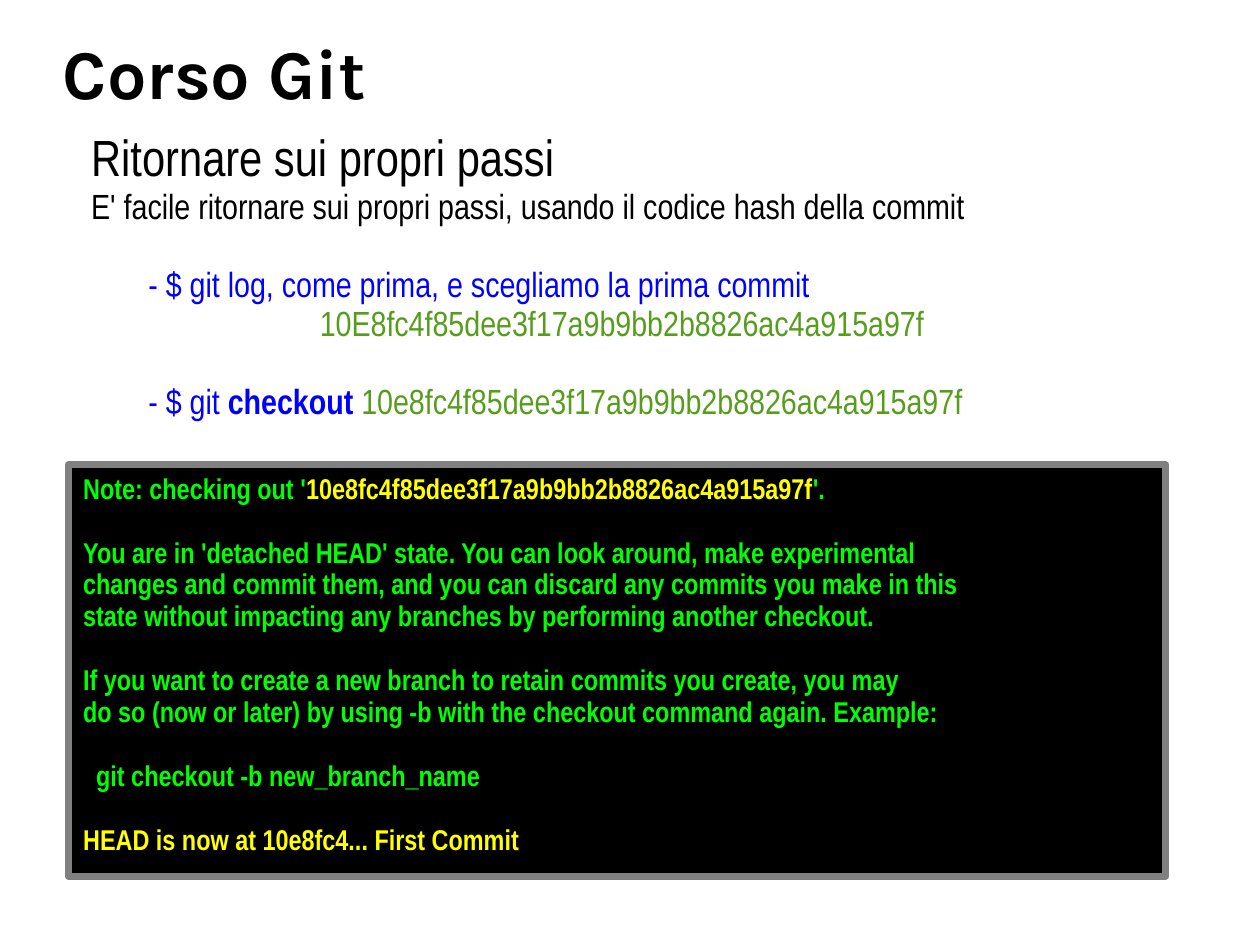
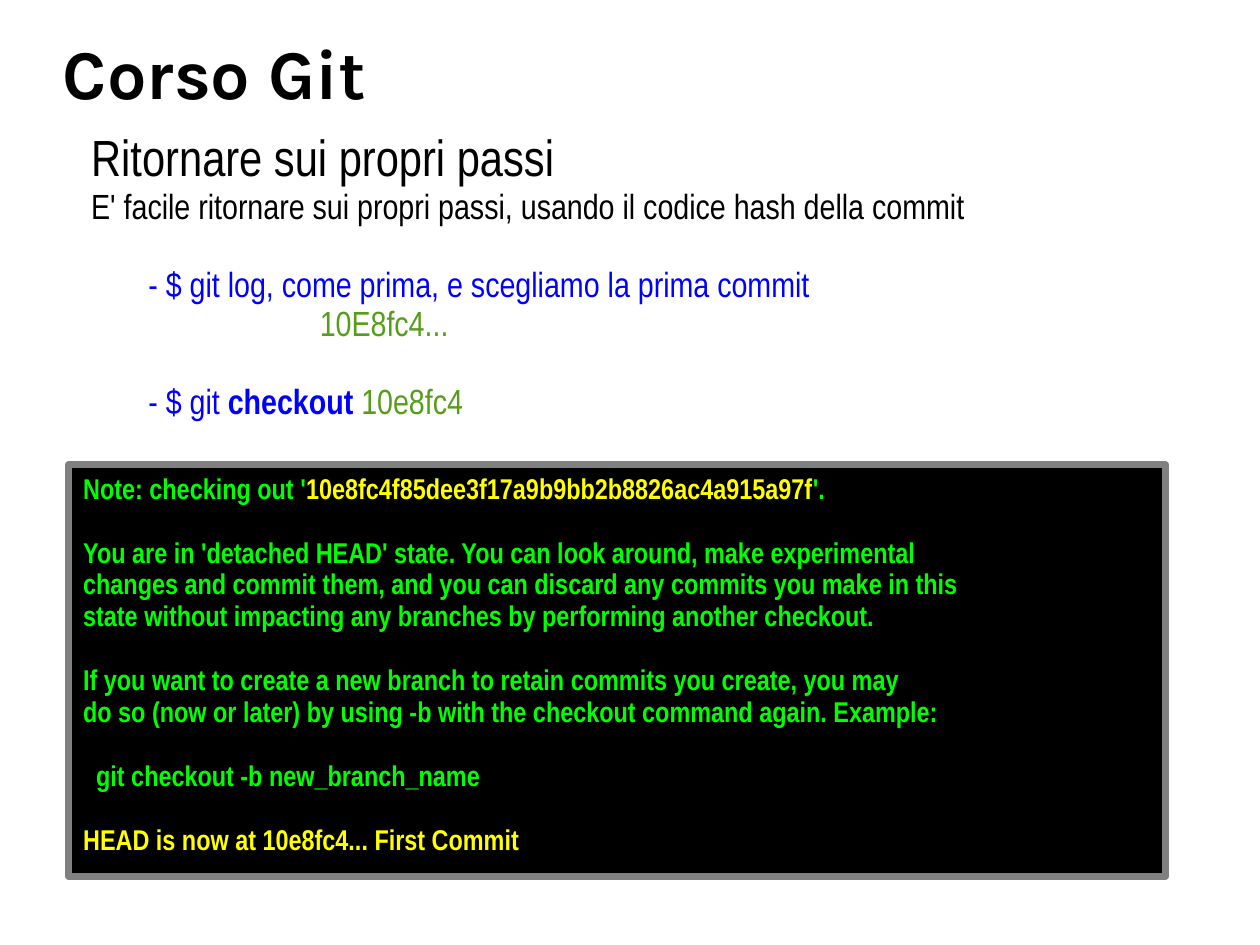
Before and after one commit to BticinoDeployer/corsogit, a slide deck: slide 17 of corsoGit.odp (slide 16 before the commit). Drawn at 1260x945 pixels with LibreOffice and Linux fonts; fonts in the diff are those of the drawing; background and template pictures are left out. Boxes give left, top, right and bottom in pixels: in the first picture for what was removed or moved away, otherwise in the second. Text is boxed around its words. In the diff, an @@ line names an element or a change of style, - is before the commit and + after.

```diff
--- a/corsoGit.odp
+++ b/corsoGit.odp
@@ text at <box>190,310,463,420</box>: text changed @@
-10E8fc4f85dee3f17a9b9bb2b8826ac4a915a97f
-- $ git checkout 10e8fc4f85dee3f17a9b9bb2b8826ac4a915a97f
+10E8fc4...
+- $ git checkout 10e8fc4
```
Also in this commit, not shown: 8 other slides changed, 1 slide added, 2 other files.
